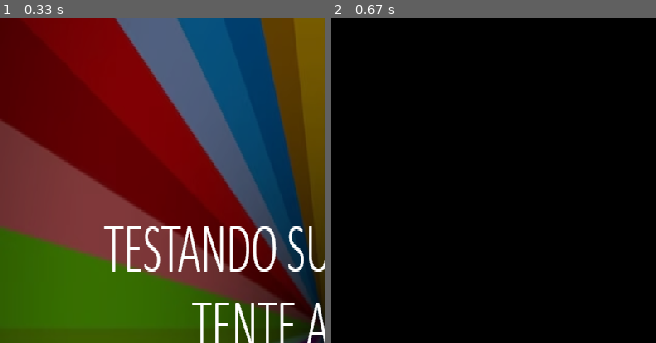
Above: before the commit, frames 1-2 (left to right).
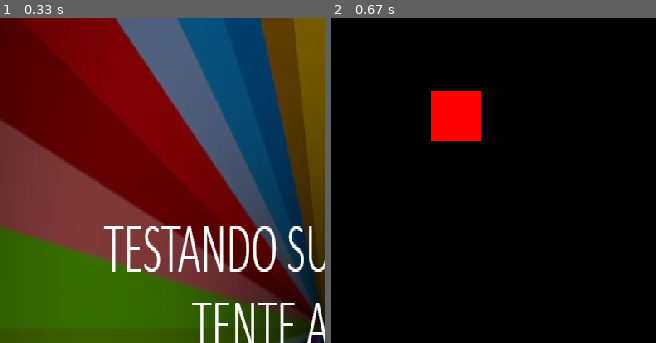
Above: after the commit, the same moments.

Repository: CaioNovelli/Projeto_Final_Pygame
Game: pygame game, started from Código Pygame.py
Two runs of this game, one before a commit and one after it. Both use one fixed random seed, a clock stepped at 60 frames per second and the inputs below.
Inputs:
- Up to frame 1 (0.33 s): no input
- Up to frame 2 (0.67 s): tap Enter at 0.33 s
The pictures show only the part of the screen within x 0-50%, y 4-54%; the shares and areas given below are measured in that part.

Frame 1 is identical in both runs. In frame 2, 2.4% of the frame differs, in the area x 30-47%, y 22-38%.

Commit message:
cores quadrado

Diff:
--- a/Código Pygame.py
+++ b/Código Pygame.py
@@ -32,6 +32,7 @@
 
     elif estado == 'tela_preta':
         window.fill((0, 0, 0))  # Preenche com a cor preta
+        pygame.draw.rect(window, (255,0,0), (100,100,50,50))
 
 
 
